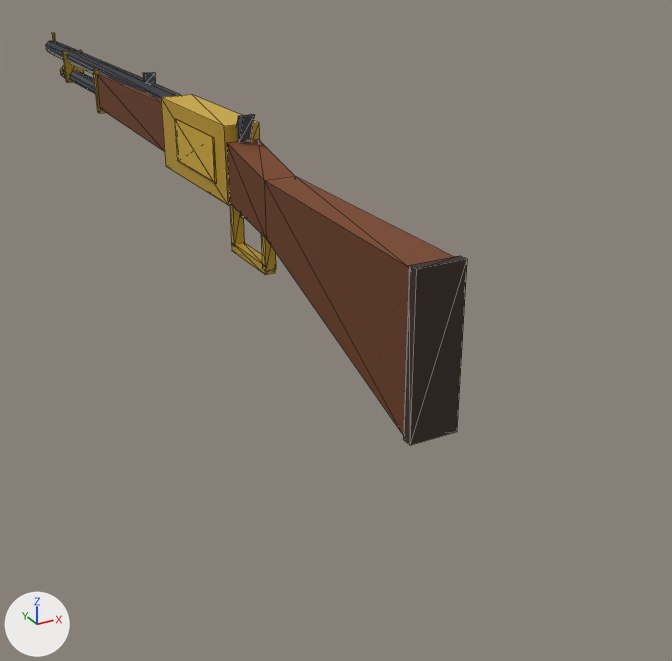
The glTF model corpus/sources/brasscap-mesa/rifle.glb as it was, and as the next commit left it.
Camera for both pictures: a 50 mm camera at (-0.388, -1.01, 0.232) aimed at (0.135, -0.06, -0.242). The axes (+X, +Y, +Z) are drawn at lower left. The lights are the same throughout. The older version comes first. Mesh edges are drawn as thin lines. Vertices at exactly the same position are counted once.

Names of what the first picture shows: 'lever-action'.
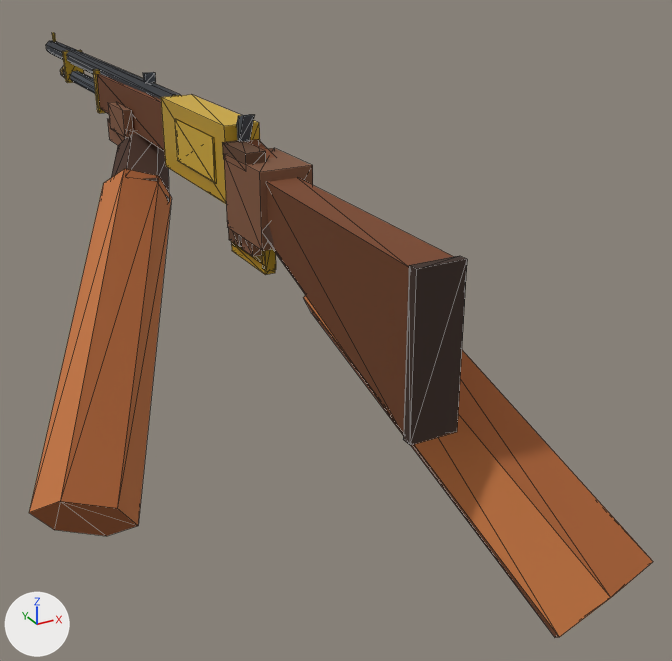
The edits, one by one:
me_lever_action is used by ob_lever_action; location (0.0, 0.0, 0.0).
me_lever_action had 196 vertices, 312 faces and spanned x -0.023..0.023, y -0.47..0.74, z -0.153..0.054.
me_lever_action now has 308 vertices, 488 faces and spans x -0.273..0.177, y -0.593..0.74, z -0.406..0.054.
me_lever_action part 1: a new loose piece, a box spanning x -0.024..0.034, y -0.195..-0.105, z -0.07..0.01, in mat_matte.
me_lever_action part 2: a new loose piece, a box spanning x -0.023..-0.001, y -0.16..-0.1, z 0.003..0.021, in mat_matte.
me_lever_action part 3: a new loose piece, a box spanning x -0.015..0.015, y -0.115..-0.085, z -0.091..-0.069, in mat_matte.
me_lever_action part 4: a new loose piece, a box spanning x -0.015..0.015, y -0.15..-0.12, z -0.091..-0.069, in mat_matte.
me_lever_action part 5: a new loose piece, an icosphere of 20 faces spanning x -0.023..0.08, y -0.291..-0.162, z -0.137..-0.017, in mat_matte.
me_lever_action part 6: a new loose piece, a box spanning x -0.028..0.028, y 0.22..0.32, z -0.055..-0.025, in mat_matte.
me_lever_action part 7: a new loose piece, a box spanning x -0.032..-0.02, y 0.225..0.295, z -0.034..0.002, in mat_matte.
me_lever_action part 8: a new loose piece, an icosphere of 20 faces spanning x -0.077..0.026, y 0.136..0.255, z -0.133..-0.027, in mat_matte.
Part 9, on me_lever_action:
12 vertices are added at x -0.011..0.177, y -0.593..-0.223, z -0.345..-0.058.
20 new faces join them, mat_matte.
Part 10, on me_lever_action:
12 vertices are added at x -0.273..0.005, y -0.181..0.207, z -0.406..-0.058.
20 new faces join them, mat_matte.
Other edits to the shape of me_lever_action do not show in these pictures.

What differs and where, as boxes [x1, y1, x2, y2] in the pictures (672 x 661 px):
'lever-action', reshaped (48% wider, 46% taller)
    before: [46, 33, 467, 445]
    after: [29, 33, 653, 637]
part 1 of me_lever_action, added (brown)
    after: [224, 148, 313, 251]
part 2 of me_lever_action, added (brown)
    after: [222, 141, 266, 165]
part 3 of me_lever_action, added
    after: [228, 228, 241, 247]
part 4 of me_lever_action, added (mostly hidden)
    after: [241, 237, 262, 256]
part 5 of me_lever_action, added (mostly hidden)
    after: [264, 224, 288, 270]
part 6 of me_lever_action, added
    after: [107, 119, 137, 145]
part 7 of me_lever_action, added (brown)
    after: [108, 102, 133, 138]
part 8 of me_lever_action, added (brown)
    after: [111, 134, 169, 202]
part 9 of me_lever_action, added (brown)
    after: [303, 295, 653, 637]
part 10 of me_lever_action, added (brown)
    after: [29, 169, 172, 536]
